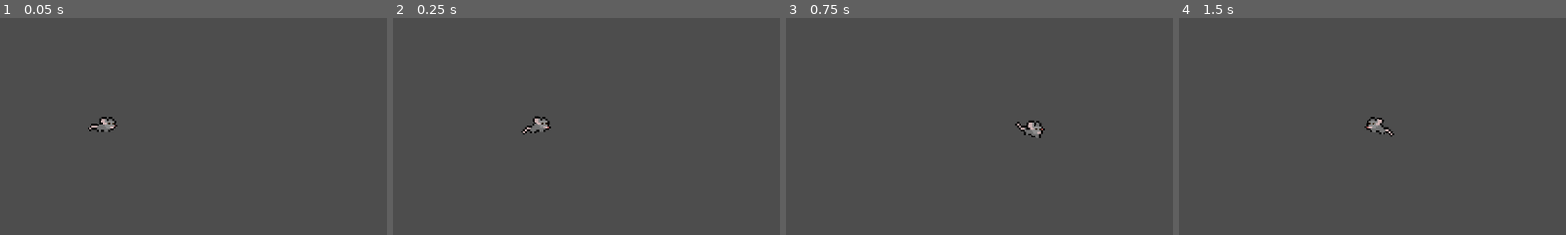
Above: before the commit, frames 1-4 (left to right).
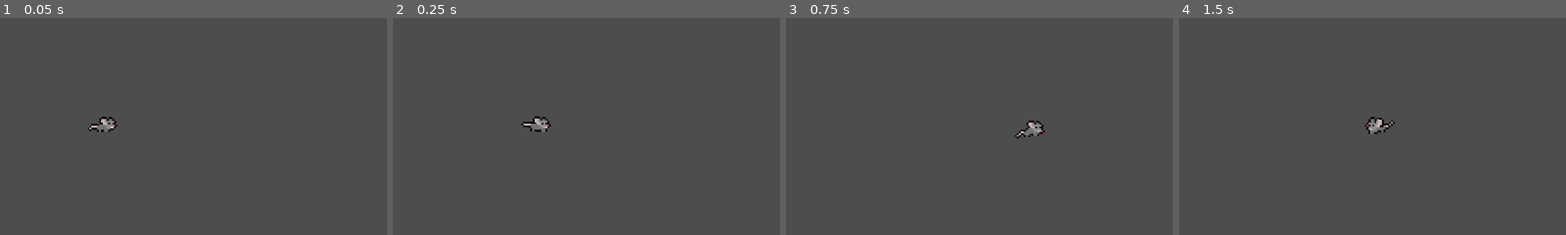
Above: after the commit, the same moments.

Repository: jus2tomate83/Godot2DGame
Game: Godot game, scene res://Mob/Animals Path/Mouse/MousePath/MouthPath.tscn
The game is run twice, just before and just after one commit, with the same random seed, the same clock (stepped at 60 frames per second) and the same inputs. This scene is started directly instead of the project's main scene.
Inputs:
- Up to frame 1 (0.05 s): no input
- Up to frame 2 (0.25 s): no input
- Up to frame 3 (0.75 s): hold D (droite) from 0.53 s (still down)
- Up to frame 4 (1.5 s): keep holding D (droite); tap Space (jump) at 0.77 s
The pictures show only the part of the screen within x 17-67%, y 2-52%; the shares and areas given below are measured in that part.

Frame 1 is identical in both runs. In frame 2, 0.2% of the frame differs, in the area x 33-41%, y 47-54%; in frame 3, 0.3%, in the area x 59-67%, y 47-56%; in frame 4, 0.3%.

Commit message:
Add function

Diff:
--- a/Mob/Animals Path/Cat/Path Follow/Cat_PathFollow2D.gd
+++ b/Mob/Animals Path/Cat/Path Follow/Cat_PathFollow2D.gd
@@ -11,14 +11,23 @@
 func _ready():
 	Mouse_pos_start =$Cat/AnimatedSprite2D.position
 
+func CatBox():
+	$MouseSprite/AnimatedSprite2D.play("CatBox")
+
+func CatIdle():
+	$MouseSprite/AnimatedSprite2D.play("Idle")
+
+func CatRun():
+	$MouseSprite/AnimatedSprite2D.play("Run")
+
 # Called every frame. 'delta' is the elapsed time since the previous frame.
 func _process(delta):
 	if idle_cat == true:
-		$Cat/AnimatedSprite2D.play("Idle")
+		CatIdle()
 	if Cat_box == true:
-		$Cat/AnimatedSprite2D.play("CatBox")
+		CatBox()
 	if idle_cat == false and Cat_box == false:
-		$Cat/AnimatedSprite2D.play("Run")
+		CatRun()
 		last_position = position[0]
 		set_progress(get_progress() + runSpeed*delta)
 		if position[0] < last_position:
--- a/Mob/Animals Path/Mouse/MousePath/PathFollow2D.gd
+++ b/Mob/Animals Path/Mouse/MousePath/PathFollow2D.gd
@@ -2,6 +2,7 @@
 var velocity = Vector2.ZERO
 @export var runSpeed = 300
 @export var idle_mouse = false
+@export var Mouse_eat = false
 var last_position
 var Mouse_pos_start
 
@@ -11,12 +12,24 @@
 	Mouse_pos_start =$MouseSprite/AnimatedSprite2D.position
 
 
+
+func MouseEat():
+	$MouseSprite/AnimatedSprite2D.play("Eat")
+
+func MouseIdle():
+	$MouseSprite/AnimatedSprite2D.play("Idle")
+
+func MouseRun():
+	$MouseSprite/AnimatedSprite2D.play("Run")
+
 # Called every frame. 'delta' is the elapsed time since the previous frame.
 func _process(delta):
 	if idle_mouse == true:
-		$MouseSprite/AnimatedSprite2D.play("Idle")
-	if idle_mouse == false:
-		$MouseSprite/AnimatedSprite2D.play("Run")
+		MouseIdle()
+	if Mouse_eat == true:
+		MouseEat()
+	if idle_mouse == false and Mouse_eat == false:
+		MouseRun()
 		last_position = position[0]
 		set_progress(get_progress() + runSpeed*delta)
 		if position[0] < last_position:
--- a/Mob/Animals Path/Mouse/MouseSprite/MouseSprite.tscn
+++ b/Mob/Animals Path/Mouse/MouseSprite/MouseSprite.tscn
@@ -1,8 +1,29 @@
-[gd_scene load_steps=17 format=3 uid="uid://boi4fly0bce61"]
+[gd_scene load_steps=23 format=3 uid="uid://boi4fly0bce61"]
 
 [ext_resource type="Script" path="res://Mob/Animals Path/Mouse/MouseSprite/MouseSprite.gd" id="1_13r0c"]
 [ext_resource type="Texture2D" uid="uid://cwy170cmj2qf6" path="res://Assets/Assets_Character/Animals/Mouse/MouseIdle.png" id="2_h2ti8"]
+[ext_resource type="Texture2D" uid="uid://dqrc83yllr2pg" path="res://Assets/Assets_Character/Animals/Mouse/MouseEat.png" id="2_mrtlb"]
 [ext_resource type="Texture2D" uid="uid://bkyau1nwsxacq" path="res://Assets/Assets_Character/Animals/Mouse/MouseRun.png" id="3_dvkuf"]
+
+[sub_resource type="AtlasTexture" id="AtlasTexture_llh11"]
+atlas = ExtResource("2_mrtlb")
+region = Rect2(0, 0, 32, 32)
+
+[sub_resource type="AtlasTexture" id="AtlasTexture_to1xo"]
+atlas = ExtResource("2_mrtlb")
+region = Rect2(0, 32, 32, 32)
+
+[sub_resource type="AtlasTexture" id="AtlasTexture_676mv"]
+atlas = ExtResource("2_mrtlb")
+region = Rect2(0, 64, 32, 32)
+
+[sub_resource type="AtlasTexture" id="AtlasTexture_fn7qc"]
+atlas = ExtResource("2_mrtlb")
+region = Rect2(0, 96, 32, 32)
+
+[sub_resource type="AtlasTexture" id="AtlasTexture_hhkcl"]
+atlas = ExtResource("2_mrtlb")
+region = Rect2(0, 128, 32, 32)
 
 [sub_resource type="AtlasTexture" id="AtlasTexture_n7jbb"]
 atlas = ExtResource("2_h2ti8")
@@ -56,6 +77,26 @@
 animations = [{
 "frames": [{
 "duration": 1.0,
+"texture": SubResource("AtlasTexture_llh11")
+}, {
+"duration": 1.0,
+"texture": SubResource("AtlasTexture_to1xo")
+}, {
+"duration": 1.0,
+"texture": SubResource("AtlasTexture_676mv")
+}, {
+"duration": 1.0,
+"texture": SubResource("AtlasTexture_fn7qc")
+}, {
+"duration": 1.0,
+"texture": SubResource("AtlasTexture_hhkcl")
+}],
+"loop": true,
+"name": &"Eat",
+"speed": 5.0
+}, {
+"frames": [{
+"duration": 1.0,
 "texture": SubResource("AtlasTexture_n7jbb")
 }, {
 "duration": 1.0,
@@ -98,7 +139,7 @@
 }],
 "loop": true,
 "name": &"Run",
-"speed": 5.0
+"speed": 10.0
 }]
 
 [node name="MouseSprite" type="Sprite2D"]
@@ -106,4 +147,4 @@
 
 [node name="AnimatedSprite2D" type="AnimatedSprite2D" parent="."]
 sprite_frames = SubResource("SpriteFrames_12sdn")
-animation = &"Idle"
+animation = &"Run"
